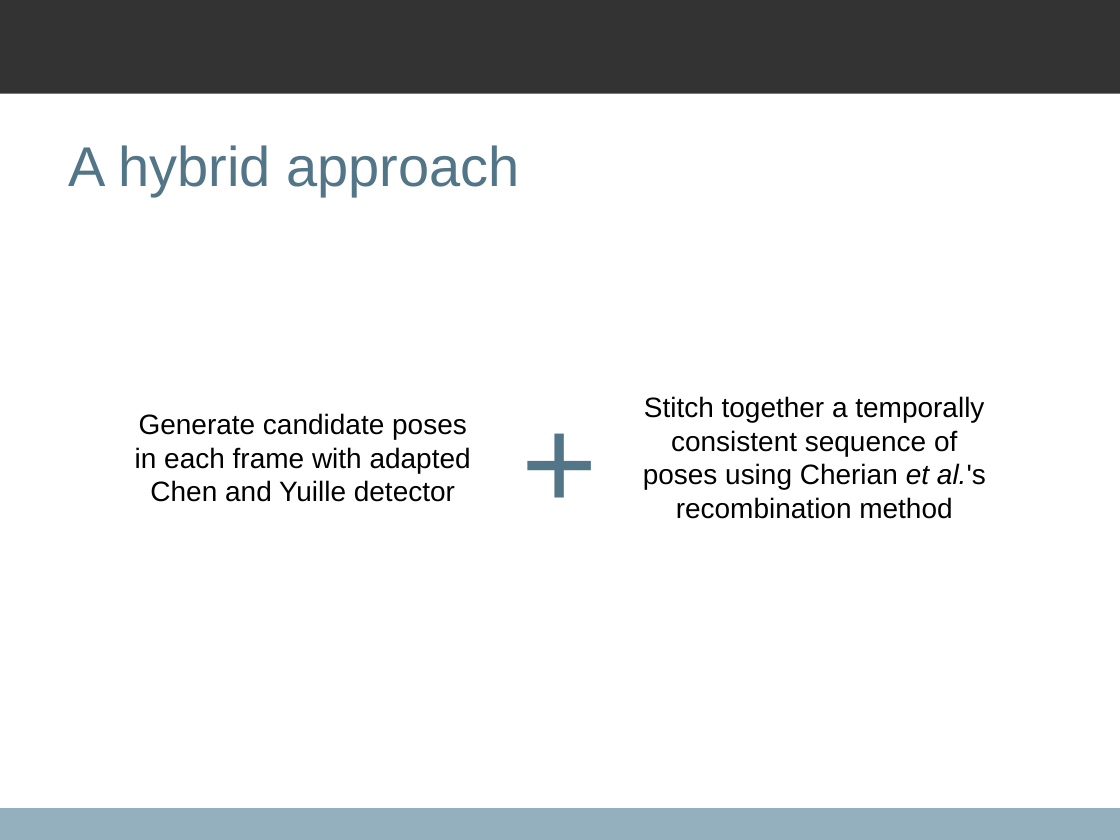
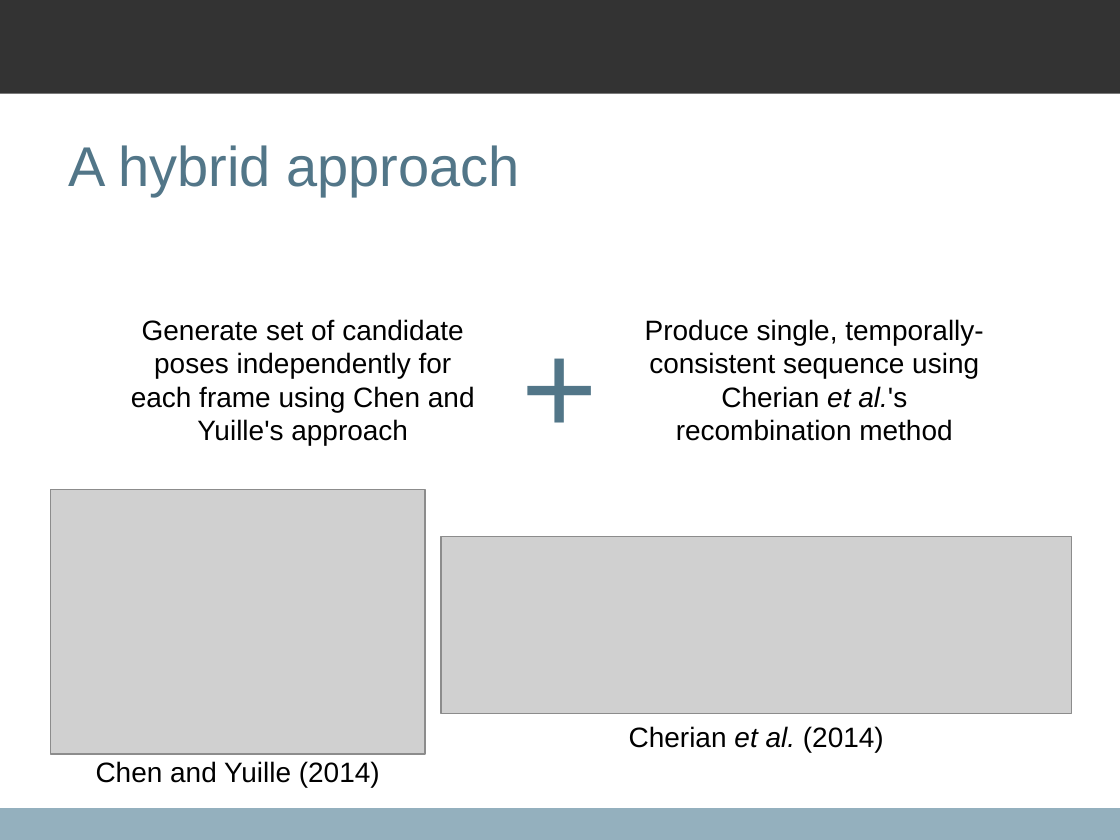
Before and after one commit to qxcv/comp2560, a slide deck: slide 4 of presentation/presentation.odp. Drawn at 1120x840 pixels with LibreOffice and Linux fonts; fonts in the diff are those of the drawing; grey boxes stand for pictures; background and template pictures are left out. Boxes give left, top, right and bottom in pixels: in the first picture for what was removed or moved away, otherwise in the second. Text is boxed around its words. In the diff, an @@ line names an element or a change of style, - is before the commit and + after.

Commit message:
Minor presentation tweaks

```diff
--- a/presentation/presentation.odp
+++ b/presentation/presentation.odp
@@ text "+": place and size @@
-text "+" at [500,373,619,541]
+text "+" at [500,298,619,466]
@@ text at [131,319,475,446]: text changed @@
-Generate candidate poses in each frame with adapted Chen and Yuille detector
+Generate set of candidate poses independently for each frame using Chen and Yuille's approach
@@ text at [645,319,983,441]: text changed @@
-Stitch together a temporally consistent sequence of poses using Cherian et al.'s recombination method
+Produce single, temporally-consistent sequence using Cherian et al.'s recombination method
@@ picture added at [50,489,426,754] @@
@@ picture added at [441,536,1072,713] @@
@@ text added at [629,726,884,752], 18 pt, text #000000 @@
+Cherian et al. (2014)
@@ text added at [96,761,380,787], 18 pt, text #000000 @@
+Chen and Yuille (2014)
```
Also in this commit, not shown: 5 other slides changed.
